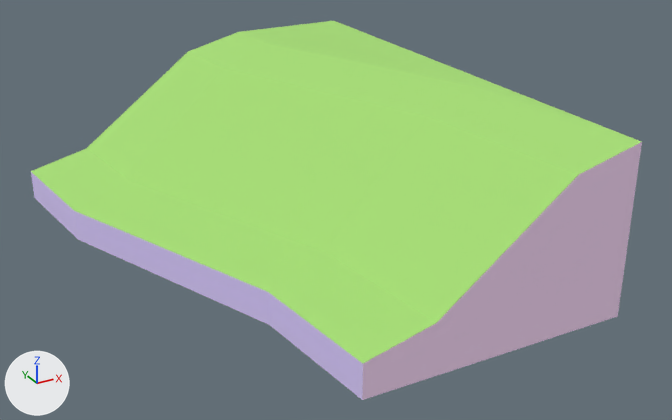
One commit to the glTF model atoms/Grass_Hill_Sharp_Esse_4x3.glb: the scene before it, then after it.
The view is the same before and after, from a 50 mm lens placed at (-282.0, -540.0, 319.0), pointed at (27.0, 23.0, 38.0). Every picture has the same lights, and +X, +Y and +Z are marked at lower left. The first picture is the older version. Where no turn or scale is listed for an object, it has been applied to the vertices. Vertices at exactly the same position are counted once.

The first picture shows 'Grass_Hill_Sharp_Esse_4x3'.
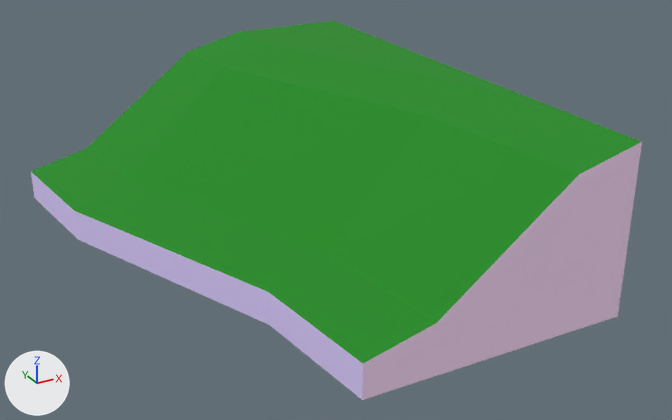
Pixel boxes (x1, y1, x2, y2) of what changed, in the pictures (672 x 420 px):
```json
{"object": "Grass_Hill_Sharp_Esse_4x3", "change": "surface changed", "before": [31, 21, 642, 366], "after": [31, 21, 642, 366], "on screen": "darker"}
{"part": 1, "of": "me_object466", "change": "surface changed", "before": [31, 21, 641, 363], "after": [31, 21, 641, 363], "on screen": "darker"}
```

The change, as JSON lines over the scene's bpy script:
```json
{"op": "add", "block": "img_colormap", "code": ["img_colormap = load_image('colormap', '../textures/colormap.png', 512, 512, 'sRGB')"]}
{"op": "remove", "block": "mat_grass", "code": "mat_grass.base_color = (0.388, 0.729, 0.18)  # green #a7de76"}
{"op": "add", "block": "mat_grass", "code": "mat_grass.texture = img_colormap"}
{"block": "me_object466", "where": "me_object466.from_pydata(...)  # 24 vertices, 44 faces; spans x -150.0..150.0, y -150.0..250.0, z 0.0..125.0"}
{"block": "me_object466", "where": "# used by ob_grass_hill_sharp_esse_4x3; location = (0.0, 0.0, 0.0)"}
{"block": "me_object466", "change": "me_object466 part 1: texture (UV) coordinates of 21 of 44 faces, centred in x -126.0..144.0, y -116.0..232.0, z 29.0..125.0, changed; they spanned u 0.0..1.0, v 0.0..1.0 and now span u 0.28..0.28, v 0.75..0.75"}
```
